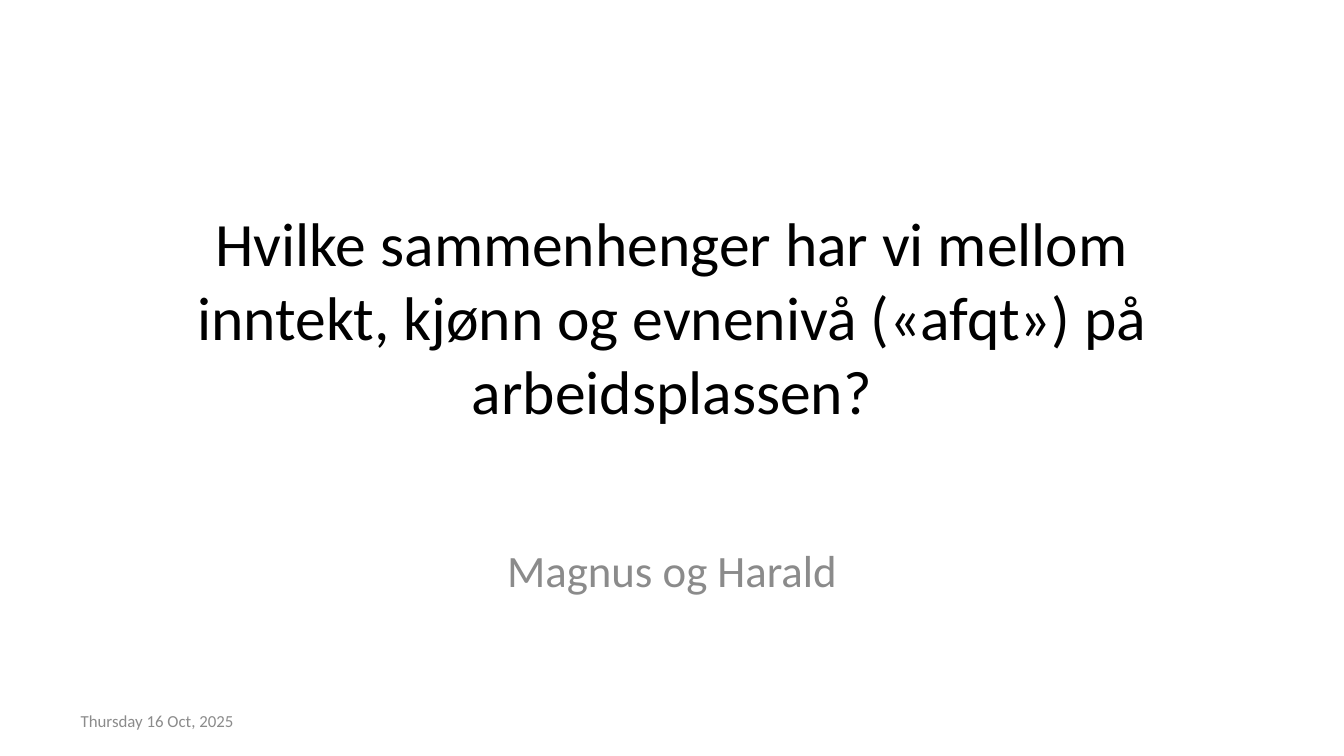
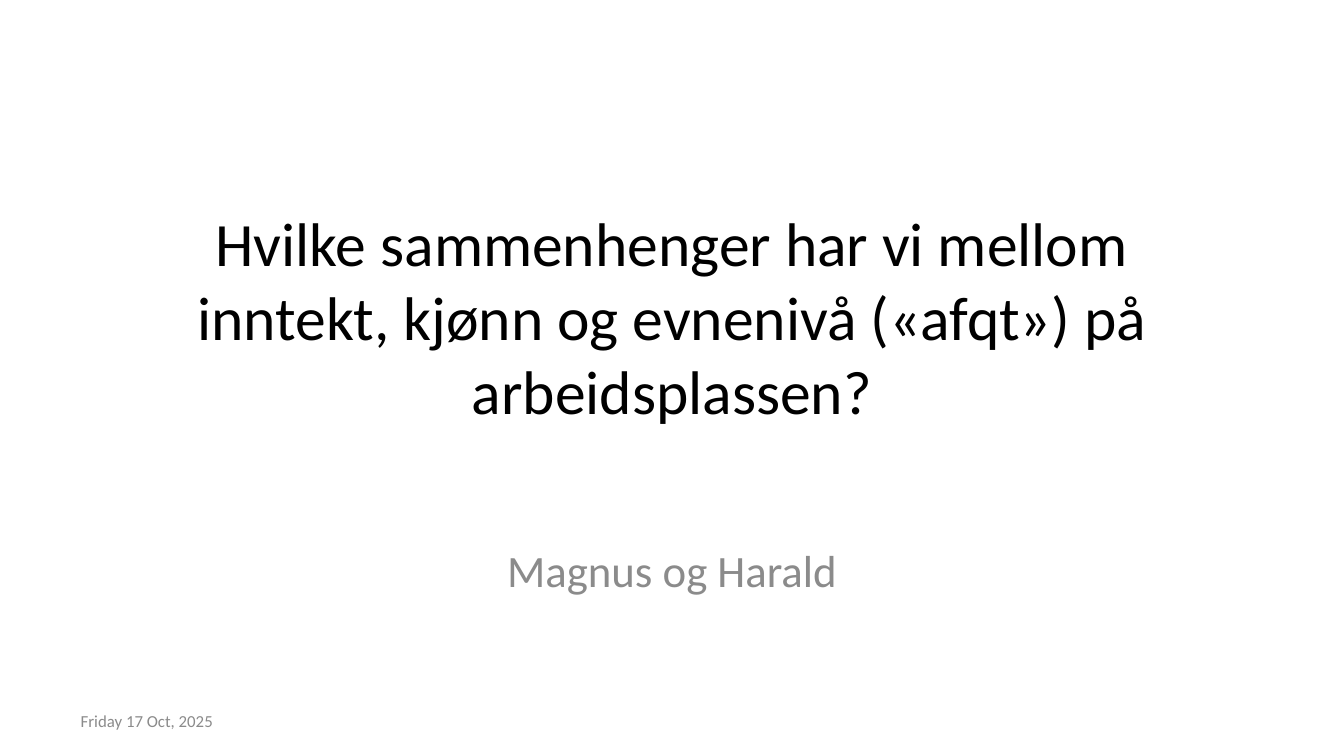
Before and after one commit to H-Vika/MSB105-Assign-2, a slide deck: slide 1 of MSB105 assign 2 presentasjon.pptx. Drawn at 1344x756 pixels with LibreOffice and Linux fonts; fonts in the diff are those of the drawing. Boxes give left, top, right and bottom in pixels: in the first picture for what was removed or moved away, otherwise in the second. Text is boxed around its words. In the diff, an @@ line names an element or a change of style, - is before the commit and + after.

```diff
--- a/MSB105 assign 2 presentasjon.pptx
+++ b/MSB105 assign 2 presentasjon.pptx
@@ text at (81, 715, 213, 730): text changed @@
-Thursday 16 Oct, 2025
+Friday 17 Oct, 2025
```
Also in this commit, not shown: 3 other slides changed, 15 slides added, 14 slides removed, 2 other files.
